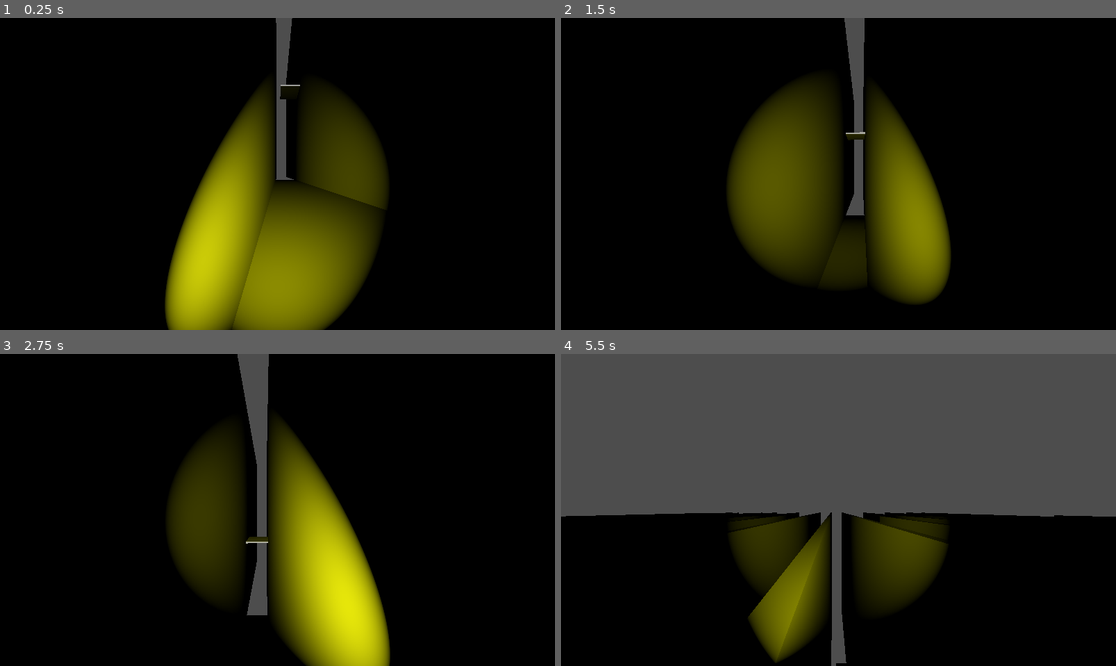
Above: before the commit, frames 1-4 (two rows, left to right).
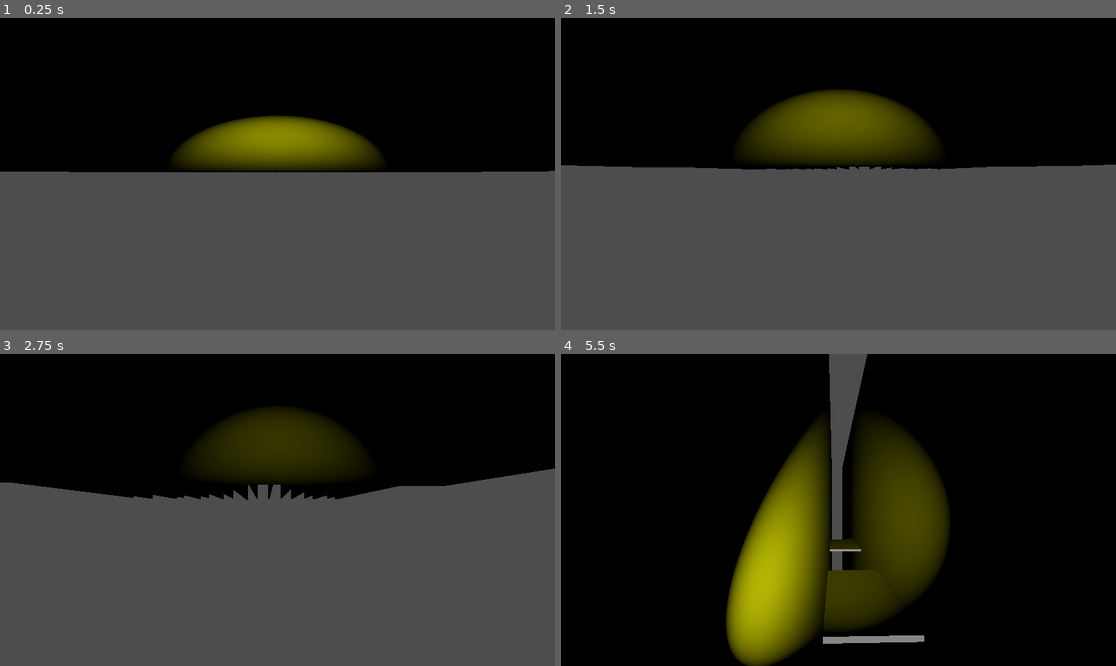
Above: after the commit, the same moments.

Repository: Isabeautiful/density-shift-game
Game: Godot game, scene res://Scenes/Tutorial/TestLevel.tscn
Same seed, same stepped clock (60 frames per second), same inputs: the game is played once before the commit and once after it.
Inputs (mouse positions are in pixels of both pictures, inside the frame that each line leads up to):
- Up to frame 1 (0.25 s): no input
- Up to frame 2 (1.5 s): move the mouse to (866, 174) at 0.52 s; hold D (move_right) 0.53-1.28 s; hold Shift (break_floor) 0.53-1.28 s; tap Space (jump) at 0.77 s; move the mouse to (810, 174) at 1.27 s; hold W (move_back) from 1.28 s (still down); tap S (move_foward) at 1.35 s
- Up to frame 3 (2.75 s): tap Space (jump) at 1.52 s; move the mouse to (288, 503) at 2.02 s; release W (move_back) at 2.03 s; hold D (move_right) from 2.03 s (still down); hold 2 (toggle_heavy) from 2.03 s (still down)
- Up to frame 4 (5.5 s): move the mouse to (832, 516) at 2.77 s; release 2 (toggle_heavy) at 2.78 s; tap 1 (toggle_light) at 2.85 s; tap Space (jump) at 3.02, 3.77, 4.52 s; move the mouse to (877, 513) at 3.52 s; release D (move_right) at 3.53 s; hold Shift (break_floor) 3.53-4.28 s; hold A (move_left) 3.53-5.03 s; move the mouse to (794, 506) at 4.27 s; tap S (move_foward) at 4.35 s; move the mouse to (844, 510) at 5.02 s; hold W (move_back) from 5.03 s (still down); hold 2 (toggle_heavy) from 5.03 s (still down)

The runs differ from the first frame. In frame 1, 56% of the frame differs, in the area x 0-100%, y 0-100%; in frame 2, 58%; in frame 3, 61%; in frame 4, 58%.

Commit message:
ajusta chão

Diff:
--- a/Scenes/TowerFloor/TowerFloor.gd
+++ b/Scenes/TowerFloor/TowerFloor.gd
@@ -5,15 +5,19 @@
 @export var wall_height: float = 45
 @export var ceiling_height: float = 45
 @export var fragile_floor_chance: float = 0.2
+@export var num_floors: int = 3  # Número de andares
+@export var floor_spacing: float = 10  # Espaço entre andares
 
 @onready var wall_scene = preload("res://Scenes/TowerFloor/Wall.tscn")
 @onready var fragile_floor_scene = preload("res://Scenes/Floor/floor.tscn")
+
+var maze = []  # Matriz do labirinto
 
 func _ready():
 	generate_tower_floor()
 	generate_maze()
+	create_floors_from_maze()
 	add_external_walls()
-	generate_floating_floors()
 
 func generate_tower_floor():
 	$MainFloor.transform.origin = Vector3(0, 0, 0)
@@ -24,7 +28,7 @@
 	var grid_height = int(floor_size / maze_cell_size)
 
 	# Cria uma matriz para o labirinto (true = parede, false = caminho)
-	var maze = []
+	maze = []
 	for x in range(grid_width):
 		maze.append([])
 		for y in range(grid_height):
@@ -83,59 +87,111 @@
 	maze[grid_width-2][grid_height-1] = false  # Saída
 
 	# Cria as paredes físicas baseadas na matriz do labirinto
-	create_walls_from_maze(maze, grid_width, grid_height)
-
-func create_walls_from_maze(maze, width, height):
-	# Primeiro, cria paredes horizontais
-	for x in range(width-1):
-		for y in range(height):
-			# Se a célula atual é parede OU se há parede abaixo
-			if maze[x][y] or (y < height-1 and (maze[x][y+1] or maze[x][y])):
-				# Verifica se precisa de parede horizontal
-				var needs_horizontal_wall = false
-
-				if y == 0 or y == height-1:
-					# Bordas sempre têm paredes
-					needs_horizontal_wall = true
-				elif maze[x][y] != maze[x][y-1]:
-					# Transição entre caminho e parede
-					needs_horizontal_wall = true
-
-				if needs_horizontal_wall:
+	create_walls_from_maze()
+
+func create_walls_from_maze():
+	var grid_width = maze.size()
+	var grid_height = maze[0].size()
+
+	# Cria todas as paredes horizontais
+	for x in range(grid_width-1):
+		for y in range(grid_height):
+			# Verifica se precisa de parede entre célula[x][y] e célula[x][y+1]
+			if y < grid_height - 1:
+				if maze[x][y] or maze[x][y+1] or (maze[x][y] != maze[x][y+1]):
+					# Parede horizontal entre células
 					var pos_x = (x * maze_cell_size) - (floor_size / 2) + (maze_cell_size / 2)
-					var pos_z = (y * maze_cell_size) - (floor_size / 2)
-
-					# Paredes horizontais
+					var pos_z = (y * maze_cell_size) - (floor_size / 2) + maze_cell_size
+
 					create_wall(
 						Vector3(pos_x, wall_height/2, pos_z),
 						Vector3(maze_cell_size, wall_height, 0.2)
 					)
 
-	# Agora, cria paredes verticais
-	for x in range(width):
-		for y in range(height-1):
-			# Se a célula atual é parede OU se há parede à direita
-			if maze[x][y] or (x < width-1 and (maze[x+1][y] or maze[x][y])):
-				# Verifica se precisa de parede vertical
-				var needs_vertical_wall = false
-
-				if x == 0 or x == width-1:
-					# Bordas sempre têm paredes
-					needs_vertical_wall = true
-				elif maze[x][y] != maze[x-1][y]:
-					# Transição entre caminho e parede
-					needs_vertical_wall = true
-
-				if needs_vertical_wall:
-					var pos_x = (x * maze_cell_size) - (floor_size / 2)
+	# Cria todas as paredes verticais
+	for x in range(grid_width):
+		for y in range(grid_height-1):
+			# Verifica se precisa de parede entre célula[x][y] e célula[x+1][y]
+			if x < grid_width - 1:
+				if maze[x][y] or maze[x+1][y] or (maze[x][y] != maze[x+1][y]):
+					# Parede vertical entre células
+					var pos_x = (x * maze_cell_size) - (floor_size / 2) + maze_cell_size
 					var pos_z = (y * maze_cell_size) - (floor_size / 2) + (maze_cell_size / 2)
 
-					# Paredes verticais
 					create_wall(
 						Vector3(pos_x, wall_height/2, pos_z),
 						Vector3(0.2, wall_height, maze_cell_size)
 					)
 
+func create_floors_from_maze():
+	var grid_width = maze.size()
+	var grid_height = maze[0].size()
+
+	# Para cada andar
+	for floor_level in range(num_floors):
+		var floor_height = 1 + (floor_level * floor_spacing)
+
+		# Para cada célula do labirinto
+		for x in range(grid_width):
+			for y in range(grid_height):
+				# Se não for parede (é caminho)
+				if not maze[x][y]:
+					# Calcula a posição do piso (centro da célula)
+					var pos_x = (x * maze_cell_size) - (floor_size / 2) + (maze_cell_size / 2)
+					var pos_z = (y * maze_cell_size) - (floor_size / 2) + (maze_cell_size / 2)
+
+					# Cria o piso para esta célula
+					create_floor_cell(pos_x, floor_height, pos_z, floor_level)
+
+func create_floor_cell(x, y, z, floor_level):
+	var floor_instance = fragile_floor_scene.instantiate()
+	floor_instance.transform.origin = Vector3(x, y, z)
+
+	var mesh_instance = floor_instance.get_node("MeshInstance3D")
+	var collision_shape = floor_instance.get_node("CollisionShape3D")
+
+	# Tamanho do piso (ligeiramente menor que a célula para não tocar nas paredes)
+	var floor_size_x = maze_cell_size - 0.2
+	var floor_size_z = maze_cell_size - 0.2
+	var floor_thickness = 0.3
+
+	# Ajustar o mesh
+	if mesh_instance:
+		var new_mesh = BoxMesh.new()
+		new_mesh.size = Vector3(floor_size_x, floor_thickness, floor_size_z)
+		mesh_instance.mesh = new_mesh
+
+	# Ajustar a colisão
+	if collision_shape:
+		var new_shape = BoxShape3D.new()
+		new_shape.size = Vector3(floor_size_x, floor_thickness, floor_size_z)
+		collision_shape.shape = new_shape
+
+	# Decidir se é piso frágil ou não
+	# Andares mais altos têm maior chance de serem frágeis
+	var fragile_chance = fragile_floor_chance + (floor_level * 0.1)
+
+	if randf() < fragile_chance:
+		floor_instance.Floor_type = 1
+		# Material vermelho para pisos frágeis
+		var material = StandardMaterial3D.new()
+		# Tons diferentes para diferentes andares
+		var shade = 0.7 - (floor_level * 0.1)
+		material.albedo_color = Color(shade, 0.3, 0.3)
+		material.roughness = 0.7
+		mesh_instance.material_override = material
+	else:
+		floor_instance.Floor_type = 0
+		# Material cinza para pisos sólidos
+		var material = StandardMaterial3D.new()
+		# Tons diferentes para diferentes andares
+		var shade = 0.8 - (floor_level * 0.15)
+		material.albedo_color = Color(shade, shade, shade)
+		material.roughness = 0.8
+		mesh_instance.material_override = material
+
+	$FloatingFloors.add_child(floor_instance)
+
 func add_external_walls():
 	var half_size = floor_size / 2.0
 
@@ -175,55 +231,3 @@
 		mesh_instance.mesh.size = size
 
 	$MazeWalls.add_child(wall)
-
-func generate_floating_floors():
-	var num_floors = int((floor_size * floor_size) / 400)
-
-	for i in range(num_floors):
-		var pos_x = randf_range(-floor_size/2 + 5, floor_size/2 - 5)
-		var pos_z = randf_range(-floor_size/2 + 5, floor_size/2 - 5)
-		var height = randf_range(1, wall_height - 5)
-
-		var floor_instance = fragile_floor_scene.instantiate()
-		floor_instance.transform.origin = Vector3(pos_x, height, pos_z)
-
-		var mesh_instance = floor_instance.get_node("MeshInstance3D")
-		var collision_shape = floor_instance.get_node("CollisionShape3D")
-
-		# Defina tamanhos fixos para testar primeiro
-		var floor_width = randf_range(3, 8)
-		var floor_depth = randf_range(3, 8)
-		var floor_thickness = 0.3  # Tamanho fixo para testar
-
-		# MODIFICAÇÃO: Ajustar o mesh
-		if mesh_instance:
-			# Crie um novo BoxMesh se necessário
-			var new_mesh = BoxMesh.new()
-			new_mesh.size = Vector3(floor_width, floor_thickness, floor_depth)
-			mesh_instance.mesh = new_mesh
-
-		# MODIFICAÇÃO: Ajustar a colisão
-		if collision_shape:
-			# Crie um novo BoxShape3D se necessário
-			var new_shape = BoxShape3D.new()
-			new_shape.size = Vector3(floor_width, floor_thickness, floor_depth)
-			collision_shape.shape = new_shape
-
-		if randf() < fragile_floor_chance:
-			floor_instance.Floor_type = 1
-			# Adiciona um material vermelho para pisos frágeis
-			var material = StandardMaterial3D.new()
-			material.albedo_color = Color(0.8, 0.3, 0.3)
-			mesh_instance.material_override = material
-		else:
-			floor_instance.Floor_type = 0
-			# Adiciona um material cinza para pisos sólidos
-			var material = StandardMaterial3D.new()
-			material.albedo_color = Color(0.6, 0.6, 0.6)
-			mesh_instance.material_override = material
-
-		$FloatingFloors.add_child(floor_instance)
-
-		# DEBUG: Verifique se a colisão está sendo aplicada
-		print("Piso criado em: ", Vector3(pos_x, height, pos_z),
-			  " Tamanho: ", Vector3(floor_width, floor_thickness, floor_depth))
--- a/Scenes/TowerFloor/TowerFloor.tscn
+++ b/Scenes/TowerFloor/TowerFloor.tscn
@@ -5,10 +5,10 @@
 [ext_resource type="PackedScene" path="res://Scenes/Floor/floor.tscn" id="3_fragile"]
 
 [sub_resource type="BoxMesh" id="BoxMesh_floor"]
-size = Vector3(100, 0.1, 100)
+size = Vector3(100, 0.3, 100)
 
 [sub_resource type="BoxShape3D" id="BoxShape3D_floor"]
-size = Vector3(100, 0.1, 100)
+size = Vector3(100, 0.3, 100)
 
 [node name="TowerFloor" type="Node3D"]
 script = ExtResource("1_script")
@@ -17,11 +17,13 @@
 wall_height = 45
 ceiling_height = 45
 fragile_floor_chance = 0.2
+num_floors = 3
+floor_spacing = 10
 
 [node name="MainFloor" type="StaticBody3D" parent="."]
 
 [node name="FloorCollision" type="CollisionShape3D" parent="MainFloor"]
-transform = Transform3D(1, 0, 0, 0, 1, 0, 0, 0, 1, 0, 0, 0)
+transform = Transform3D(1, 0, 0, 0, 1, 0, 0, 0, 1, 0, 0.15, 0)
 shape = SubResource("BoxShape3D_floor")
 
 [node name="FloorMesh" type="MeshInstance3D" parent="MainFloor"]
